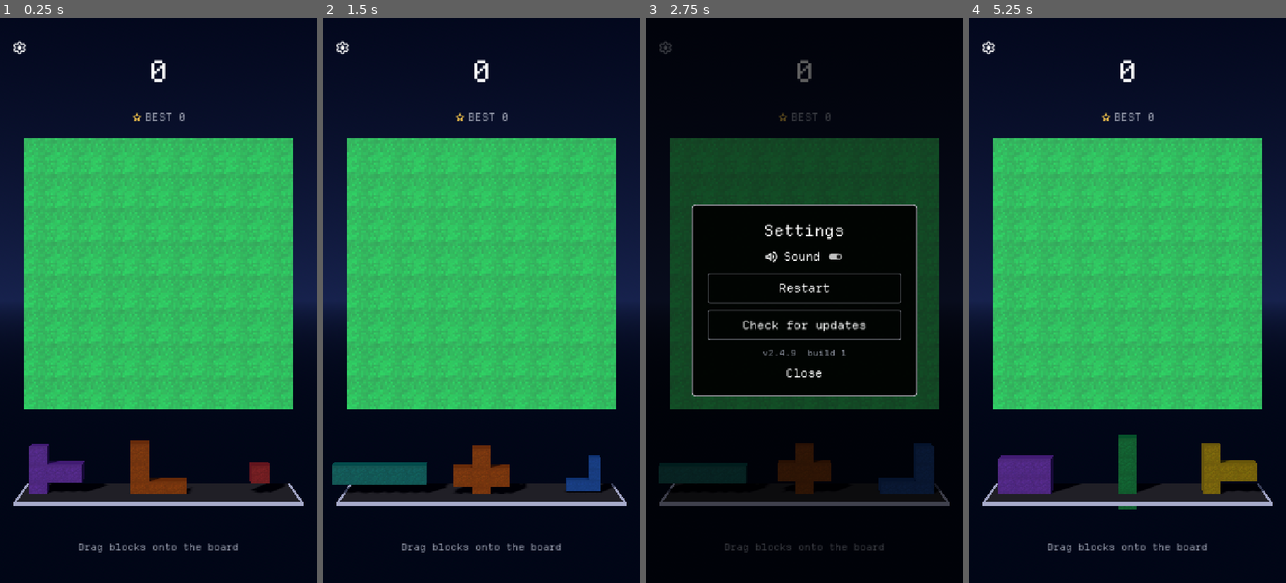
Above: before the commit, frames 1-4 (left to right).
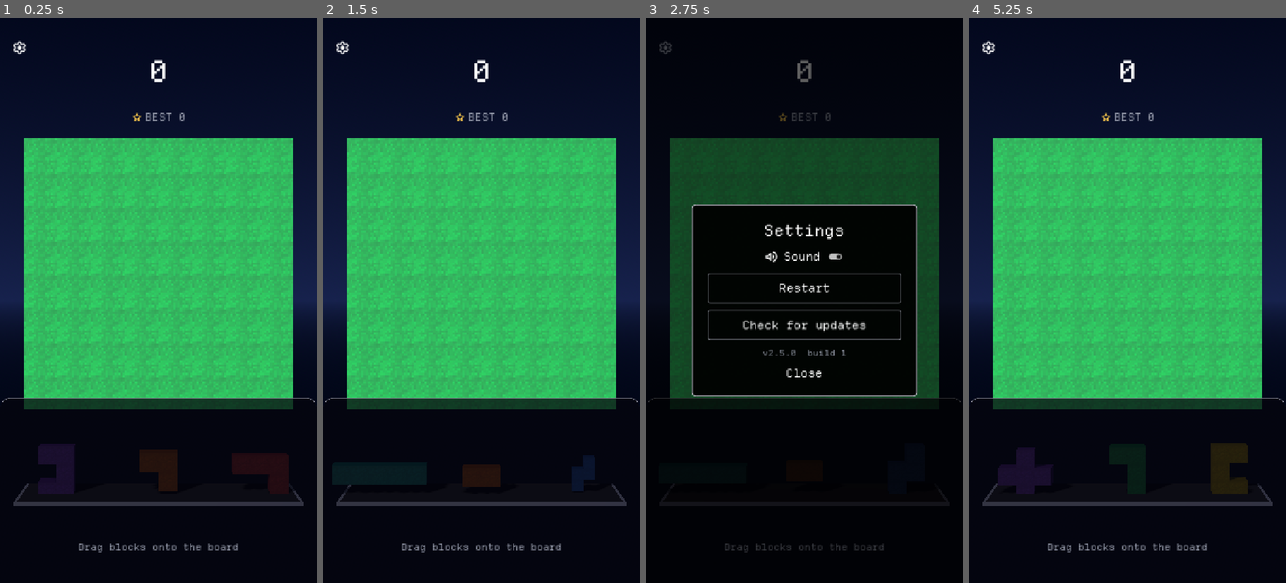
Above: after the commit, the same moments.

Repository: Matko802/blockshark
Game: Godot game, scene res://scenes/main.tscn
Two runs of this game, one before a commit and one after it. Both use one fixed random seed, a clock stepped at 60 frames per second and the inputs below.
Inputs (mouse positions are in pixels of both pictures, inside the frame that each line leads up to):
- Up to frame 1 (0.25 s): no input
- Up to frame 2 (1.5 s): click "" at 0.5 s; click "Restart" at 1.25 s
- Up to frame 3 (2.75 s): click "" at 2 s
- Up to frame 4 (5.25 s): click "Restart" at 2.75 s; click "" at 3.5 s; click "Restart" at 4.25 s; tap Enter at 5 s; move the mouse to (1197, 272) at 5.02 s; click (1197, 272) at 5.17 s

The runs differ from the first frame. In frame 1, 6.0% of the frame differs, in the area x 0-100%, y 67-87%; in frame 2, 5.0%; in frame 3, 4.4%; in frame 4, 5.9%.

Commit message:
Authentic Block Blast shape set plus tray UI strip, version 2.5.0

Diff:
--- a/scripts/drag_controller.gd
+++ b/scripts/drag_controller.gd
@@ -11,7 +11,6 @@
 var last_pointer := Vector3.ZERO
 var last_valid := false
 var last_anchor := Vector2i(-999, -999)
-var last_shown := Vector2i(-99, -99)
 var has_pointer := false
 var lift_full := Vector3.ZERO
 var lift_blend := 0.0
@@ -30,8 +29,7 @@
 	if dragging < 0 or drag_node == null or not is_instance_valid(drag_node) or not has_pointer:
 		return
 	lift_blend = minf(lift_blend + delta * 7.0, 1.0)
-	var lift := lift_full * (lift_taper() * lift_blend)
-	drag_node.position = Vector3(spawn_center.x + drag_accum.x + lift.x, spawn_center.y + drag_accum.y + lift.y, DRAG_Z)
+	place_node()
 
 func current_gain() -> float:
 	return 1.0
@@ -128,25 +126,24 @@
 	last_pointer = pt0
 	last_valid = false
 	last_anchor = Vector2i(-999, -999)
-	last_shown = Vector2i(-99, -99)
 	has_pointer = true
 	move_drag(screen_pos)
 
-func target_center() -> Vector3:
-	var lift := lift_full * lift_taper()
-	return Vector3(spawn_center.x + drag_accum.x + lift.x, spawn_center.y + drag_accum.y + lift.y, DRAG_Z)
+func place_node() -> void:
+	var lift := lift_full * (lift_taper() * lift_blend)
+	drag_node.position = Vector3(spawn_center.x + drag_accum.x + lift.x, spawn_center.y + drag_accum.y + lift.y, DRAG_Z)
+
+func node_anchor() -> Vector2i:
+	var piece: Dictionary = state.tray[dragging]
+	var shape: Dictionary = piece["shape"]
+	var w: int = shape["w"]
+	var h: int = shape["h"]
+	return snap_anchor(drag_node.position, w, h)
 
 func snap_anchor(center: Vector3, w: int, h: int) -> Vector2i:
 	var col := clampi(roundi(center.x + 3.5 - float(w - 1) * 0.5), 0, 8 - w)
 	var row := clampi(roundi(3.5 - center.y - float(h - 1) * 0.5), 0, 8 - h)
 	return Vector2i(col, row)
-
-func target_anchor() -> Vector2i:
-	var piece: Dictionary = state.tray[dragging]
-	var shape: Dictionary = piece["shape"]
-	var w: int = shape["w"]
-	var h: int = shape["h"]
-	return snap_anchor(target_center(), w, h)
 
 func move_drag(screen_pos: Vector2) -> void:
 	if dragging < 0 or drag_node == null:
@@ -158,11 +155,11 @@
 	var step := pt - last_pointer
 	last_pointer = pt
 	drag_accum += Vector3(step.x, step.y, 0.0) * current_gain()
-	var anchor := target_anchor()
+	place_node()
+	var anchor := node_anchor()
 	if anchor != last_anchor:
 		last_anchor = anchor
 		main.buzz(20)
-	last_shown = anchor
 	last_valid = bool(main.on_drag_preview(dragging, anchor))
 
 func end_drag(screen_pos: Vector2) -> void:
@@ -179,7 +176,7 @@
 			if pt.y < -4.3:
 				anchor = Vector2i(-99, -99)
 			else:
-				anchor = last_shown
+				anchor = node_anchor()
 	dragging = -1
 	drag_node = null
 	has_pointer = false
--- a/scripts/hud.gd
+++ b/scripts/hud.gd
@@ -76,6 +76,21 @@
 	root.set_anchors_preset(Control.PRESET_FULL_RECT)
 	root.mouse_filter = Control.MOUSE_FILTER_IGNORE
 	add_child(root)
+	var tray_plate := Panel.new()
+	tray_plate.set_anchors_preset(Control.PRESET_BOTTOM_WIDE)
+	tray_plate.offset_left = 0
+	tray_plate.offset_right = 0
+	tray_plate.offset_top = -420
+	tray_plate.offset_bottom = 0
+	tray_plate.mouse_filter = Control.MOUSE_FILTER_IGNORE
+	var tray_style := StyleBoxFlat.new()
+	tray_style.bg_color = Color(0.02, 0.02, 0.05, 0.72)
+	tray_style.border_color = Color(0.55, 0.55, 0.60)
+	tray_style.border_width_top = 2
+	tray_style.corner_radius_top_left = 24
+	tray_style.corner_radius_top_right = 24
+	tray_plate.add_theme_stylebox_override("panel", tray_style)
+	root.add_child(tray_plate)
 	top_box = VBoxContainer.new()
 	top_box.set_anchors_preset(Control.PRESET_TOP_WIDE)
 	top_box.offset_top = 36
--- a/scripts/main.gd
+++ b/scripts/main.gd
@@ -11,7 +11,7 @@
 var tray_tweens: Dictionary = {}
 var time := 0.0
 var view_w := 9.4
-var app_version := "2.4.9"
+var app_version := "2.5.0"
 var app_code := 0
 
 @onready var board: BoardView = $Board
@@ -53,6 +53,7 @@
 	buzz(b)
 
 func _ready() -> void:
+	Engine.max_fps = 120
 	load_version()
 	state = GameState.new()
 	sound.muted = state.muted
--- a/scripts/piece_defs.gd
+++ b/scripts/piece_defs.gd
@@ -15,18 +15,35 @@
 	{"w": 3, "h": 3, "cells": [Vector2i(0, 0), Vector2i(1, 0), Vector2i(2, 0), Vector2i(0, 1), Vector2i(1, 1), Vector2i(2, 1), Vector2i(0, 2), Vector2i(1, 2), Vector2i(2, 2)]},
 	{"w": 2, "h": 3, "cells": [Vector2i(0, 0), Vector2i(1, 0), Vector2i(0, 1), Vector2i(1, 1), Vector2i(0, 2), Vector2i(1, 2)]},
 	{"w": 3, "h": 2, "cells": [Vector2i(0, 0), Vector2i(1, 0), Vector2i(2, 0), Vector2i(0, 1), Vector2i(1, 1), Vector2i(2, 1)]},
+	{"w": 2, "h": 2, "cells": [Vector2i(1, 0), Vector2i(0, 1), Vector2i(1, 1)]},
+	{"w": 2, "h": 2, "cells": [Vector2i(0, 0), Vector2i(0, 1), Vector2i(1, 1)]},
+	{"w": 2, "h": 2, "cells": [Vector2i(0, 0), Vector2i(1, 0), Vector2i(1, 1)]},
 	{"w": 2, "h": 2, "cells": [Vector2i(0, 0), Vector2i(1, 0), Vector2i(0, 1)]},
-	{"w": 2, "h": 2, "cells": [Vector2i(0, 0), Vector2i(1, 0), Vector2i(1, 1)]},
-	{"w": 2, "h": 2, "cells": [Vector2i(0, 0), Vector2i(0, 1), Vector2i(1, 1)]},
-	{"w": 2, "h": 2, "cells": [Vector2i(1, 0), Vector2i(0, 1), Vector2i(1, 1)]},
+	{"w": 2, "h": 3, "cells": [Vector2i(0, 0), Vector2i(0, 1), Vector2i(0, 2), Vector2i(1, 2)]},
+	{"w": 2, "h": 3, "cells": [Vector2i(1, 0), Vector2i(1, 1), Vector2i(1, 2), Vector2i(0, 2)]},
+	{"w": 2, "h": 3, "cells": [Vector2i(0, 0), Vector2i(1, 0), Vector2i(1, 1), Vector2i(1, 2)]},
+	{"w": 2, "h": 3, "cells": [Vector2i(0, 0), Vector2i(1, 0), Vector2i(0, 1), Vector2i(0, 2)]},
+	{"w": 3, "h": 2, "cells": [Vector2i(0, 0), Vector2i(0, 1), Vector2i(1, 1), Vector2i(2, 1)]},
+	{"w": 3, "h": 2, "cells": [Vector2i(2, 0), Vector2i(0, 1), Vector2i(1, 1), Vector2i(2, 1)]},
+	{"w": 3, "h": 2, "cells": [Vector2i(0, 0), Vector2i(1, 0), Vector2i(2, 0), Vector2i(0, 1)]},
+	{"w": 3, "h": 2, "cells": [Vector2i(0, 0), Vector2i(1, 0), Vector2i(2, 0), Vector2i(2, 1)]},
 	{"w": 3, "h": 3, "cells": [Vector2i(0, 0), Vector2i(0, 1), Vector2i(0, 2), Vector2i(1, 2), Vector2i(2, 2)]},
+	{"w": 3, "h": 3, "cells": [Vector2i(0, 0), Vector2i(1, 0), Vector2i(2, 0), Vector2i(2, 1), Vector2i(2, 2)]},
 	{"w": 3, "h": 3, "cells": [Vector2i(0, 0), Vector2i(1, 0), Vector2i(2, 0), Vector2i(0, 1), Vector2i(0, 2)]},
-	{"w": 3, "h": 3, "cells": [Vector2i(0, 0), Vector2i(0, 1), Vector2i(0, 2), Vector2i(1, 0), Vector2i(2, 0)]},
-	{"w": 3, "h": 3, "cells": [Vector2i(2, 0), Vector2i(2, 1), Vector2i(0, 2), Vector2i(1, 2), Vector2i(2, 2)]},
-	{"w": 3, "h": 3, "cells": [Vector2i(0, 0), Vector2i(1, 0), Vector2i(2, 0), Vector2i(1, 1), Vector2i(1, 2)]},
+	{"w": 3, "h": 3, "cells": [Vector2i(0, 2), Vector2i(1, 2), Vector2i(2, 2), Vector2i(2, 0), Vector2i(2, 1)]},
+	{"w": 3, "h": 2, "cells": [Vector2i(0, 0), Vector2i(1, 0), Vector2i(2, 0), Vector2i(1, 1)]},
+	{"w": 3, "h": 2, "cells": [Vector2i(1, 0), Vector2i(0, 1), Vector2i(1, 1), Vector2i(2, 1)]},
+	{"w": 2, "h": 3, "cells": [Vector2i(0, 0), Vector2i(0, 1), Vector2i(0, 2), Vector2i(1, 1)]},
+	{"w": 2, "h": 3, "cells": [Vector2i(1, 0), Vector2i(1, 1), Vector2i(1, 2), Vector2i(0, 1)]},
+	{"w": 3, "h": 2, "cells": [Vector2i(1, 0), Vector2i(2, 0), Vector2i(0, 1), Vector2i(1, 1)]},
+	{"w": 3, "h": 2, "cells": [Vector2i(0, 0), Vector2i(1, 0), Vector2i(1, 1), Vector2i(2, 1)]},
+	{"w": 2, "h": 3, "cells": [Vector2i(0, 0), Vector2i(0, 1), Vector2i(1, 1), Vector2i(1, 2)]},
+	{"w": 2, "h": 3, "cells": [Vector2i(1, 0), Vector2i(1, 1), Vector2i(0, 1), Vector2i(0, 2)]},
 	{"w": 3, "h": 3, "cells": [Vector2i(1, 0), Vector2i(0, 1), Vector2i(1, 1), Vector2i(2, 1), Vector2i(1, 2)]},
-	{"w": 3, "h": 3, "cells": [Vector2i(0, 0), Vector2i(0, 1), Vector2i(0, 2), Vector2i(1, 1), Vector2i(2, 1)]},
-	{"w": 3, "h": 3, "cells": [Vector2i(1, 0), Vector2i(2, 0), Vector2i(0, 1), Vector2i(1, 1), Vector2i(0, 2)]},
+	{"w": 3, "h": 2, "cells": [Vector2i(0, 0), Vector2i(2, 0), Vector2i(0, 1), Vector2i(1, 1), Vector2i(2, 1)]},
+	{"w": 3, "h": 2, "cells": [Vector2i(0, 0), Vector2i(1, 0), Vector2i(2, 0), Vector2i(0, 1), Vector2i(2, 1)]},
+	{"w": 2, "h": 3, "cells": [Vector2i(0, 0), Vector2i(1, 0), Vector2i(0, 1), Vector2i(0, 2), Vector2i(1, 2)]},
+	{"w": 2, "h": 3, "cells": [Vector2i(0, 0), Vector2i(1, 0), Vector2i(1, 1), Vector2i(0, 2), Vector2i(1, 2)]},
 ]
 
 static func random_shape(rng: RandomNumberGenerator) -> Dictionary:
--- a/scripts/updater.gd
+++ b/scripts/updater.gd
@@ -5,7 +5,7 @@
 
 var main
 var hud
-var current := "2.4.9"
+var current := "2.5.0"
 var http: HTTPRequest
 var dl: HTTPRequest
 var pending_silent := false
--- a/version.cfg
+++ b/version.cfg
@@ -1,3 +1,3 @@
 [app]
-version_name="2.4.9"
+version_name="2.5.0"
 version_code=1
Not shown, changed: export_presets.cfg
Not shown, changed: .github/workflows/build.yml
